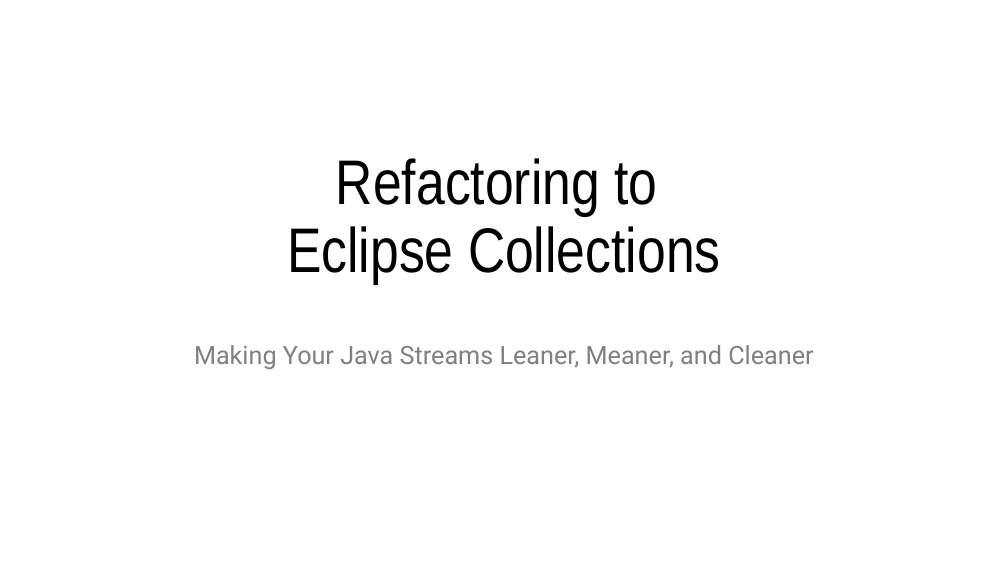
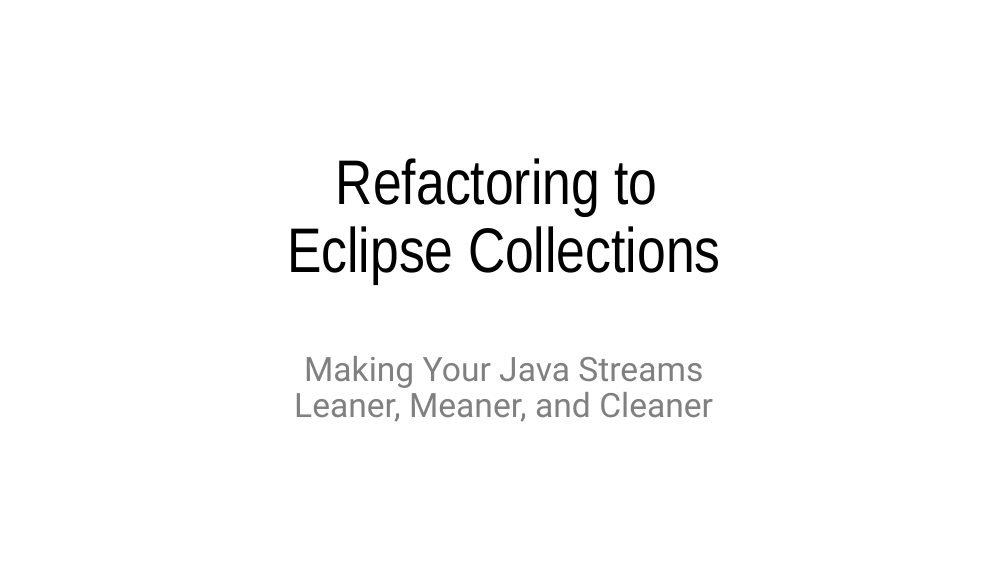
Before and after one commit to vmzakharov/refactor-to-ec, a slide deck: slide 1 of docs/RefactorToEcIntro.pptx. Drawn at 1008x567 pixels with LibreOffice and Linux fonts; fonts in the diff are those of the drawing. Boxes give left, top, right and bottom in pixels: in the first picture for what was removed or moved away, otherwise in the second. Text is boxed around its words. In the diff, an @@ line names an element or a change of style, - is before the commit and + after.

```diff
--- a/docs/RefactorToEcIntro.pptx
+++ b/docs/RefactorToEcIntro.pptx
@@ subtitle "Making Your Java Streams Leaner, ..." at (294,356,713,422): size 24 to 32 pt @@
```
Also in this commit, not shown: 4 other slides changed, 1 slide added, 1 other file.
